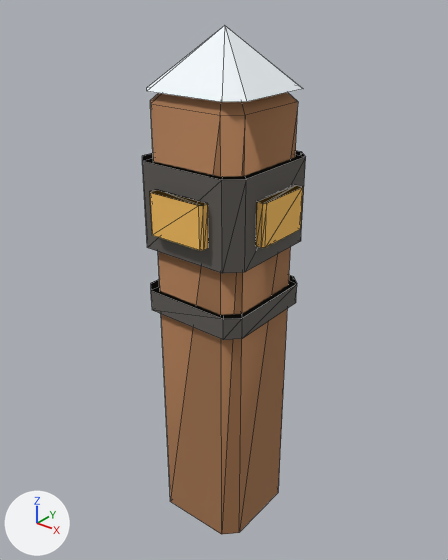
The OBJ model HavenlineGodot/assets/t03_boundary_v2/gate_post.obj as it was, and as the next commit left it.
The view is the same before and after, from a 50 mm lens placed at (1.139, -1.423, 1.794), pointed at (-0.017, 0.022, 0.898). Lighting does not change. The marker at lower left points along +X, +Y and +Z. The first picture is the older version. Mesh edges are drawn as thin lines. Where no turn or scale is listed for an object, it has been applied to the vertices. Vertices at exactly the same position are counted once.

Script lines for the objects in view, before the commit:
```python
mat_iron = principled_material('iron')
mat_iron.base_color = (0.12, 0.11, 0.1)  # dark grey #615d59
mat_iron.roughness = 1.0
mat_orange = principled_material('orange')
mat_orange.base_color = (0.98, 0.55, 0.12)  # orange #fdc461
mat_orange.roughness = 1.0
mat_timber_dark = principled_material('timber_dark')
mat_timber_dark.base_color = (0.38, 0.18, 0.08)  # brown #a67650
mat_timber_dark.roughness = 1.0
me_gate_post = bpy.data.meshes.new('gate_post')
me_gate_post.from_pydata(...)  # 122 vertices, 212 faces; spans x -0.22..0.22, y -0.22..0.22, z 0.0..1.68
# faces by material slot: [36, 8, 56, 112]
me_gate_post.materials.append(mat_timber_dark)  # brown #a67650
me_gate_post.materials.append(mat_snow)  # white #f6fcff
me_gate_post.materials.append(mat_iron)  # dark grey #615d59
me_gate_post.materials.append(mat_orange)  # orange #fdc461
ob_gate_post = bpy.data.objects.new('gate_post', me_gate_post)
ob_gate_post.location = (0.0, 0.0, 0.0)
```
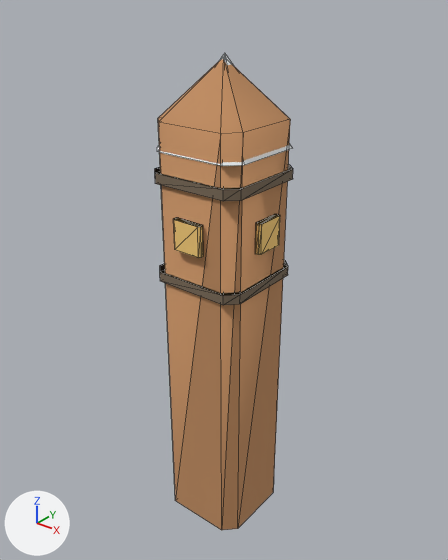
Patch to the scene script:
```diff
--- a/HavenlineGodot/assets/t03_boundary_v2/gate_post.obj.py
+++ b/HavenlineGodot/assets/t03_boundary_v2/gate_post.obj.py
@@ mat_timber_dark @@
 mat_timber_dark = principled_material('timber_dark')
-mat_timber_dark.base_color = (0.38, 0.18, 0.08)  # brown #a67650
+mat_timber_dark.base_color = (0.54, 0.27, 0.12)  # orange #c28e61
 mat_timber_dark.roughness = 1.0
@@ mat_iron @@
 mat_iron = principled_material('iron')
-mat_iron.base_color = (0.12, 0.11, 0.1)  # dark grey #615d59
+mat_iron.base_color = (0.2, 0.15, 0.1)  # brown #7c6c59
 mat_iron.roughness = 1.0
@@ mat_orange @@
 mat_orange = principled_material('orange')
-mat_orange.base_color = (0.98, 0.55, 0.12)  # orange #fdc461
+mat_orange.base_color = (0.98, 0.64, 0.2)  # orange #fdd17c
 mat_orange.roughness = 1.0
@@ me_gate_post @@
 # used by ob_gate_post; location = (0.0, 0.0, 0.0)
-me_gate_post.from_pydata(...)  # 122 vertices, 212 faces; spans x -0.22..0.22, y -0.22..0.22, z 0.0..1.68
+me_gate_post.from_pydata(...)  # 122 vertices, 212 faces; spans x -0.18..0.18, y -0.18..0.18, z 0.0..1.61
+# me_gate_post part 1: the loose piece of 17 vertices spanning x -0.17..0.17, y -0.17..0.17, z 0.0..1.66 is scaled about the mesh origin by (0.909, 0.909, 0.966)
+# me_gate_post part 2: the loose piece of 9 vertices spanning x -0.18..0.18, y -0.17..0.18, z 1.51..1.68 is scaled about its middle by (0.904, 0.904, 1.61), then moved by (0.0, 0.0, -0.12)
+# me_gate_post part 3: the loose piece of 16 vertices spanning x -0.19..0.19, y -0.19..0.19, z 1.05..1.32 is scaled about its middle by (0.855, 0.855, 0.119), then moved by (0.0, 0.0, -0.24)
+# me_gate_post part 4: the loose piece of 16 vertices spanning x -0.1..0.1, y -0.22..-0.19, z 1.12..1.25 is scaled about its middle by (0.516, 0.605, 0.731), then moved by (0.0, 0.37, -0.07)
+# me_gate_post part 5: the loose piece of 16 vertices spanning x 0.19..0.22, y -0.1..0.1, z 1.12..1.25 is scaled about its middle by (0.605, 0.516, 0.731), then moved by (-0.37, 0.0, -0.07)
+# me_gate_post part 6: 32 of 122 vertices moved; they spanned x -0.22..0.1, y -0.1..0.22, z 1.12..1.25 and now span x -0.16..0.16, y -0.18..0.16, z 1.07..1.28; mean shift (0.1, -0.19, 0.01); largest move (0.09, 0.19, 1.12) -> (0.13, -0.16, 1.25)
+# me_gate_post part 7: 28 faces spanning x 0.16..0.18, y -0.05..0.05, z 1.07..1.16 switch from mat_iron (dark grey #615d59) to mat_orange (orange #fdd17c)
+# me_gate_post part 8: 28 faces spanning x -0.16..0.16, y -0.16..0.16, z 1.25..1.28 switch from mat_orange (orange #fdc461) to mat_iron (brown #7c6c59)
+# other edits to the shape of me_gate_post do not show in these pictures
 me_gate_post.materials.append(mat_timber_dark)
```

Changed parts and their boxes [x1, y1, x2, y2] in the pictures (448 x 560 px; the box of a moved part takes in the faces that stretch with it):
'gate_post', recoloured, reshaped (darker, 16% narrower, 6% shorter)
    before: [142, 26, 306, 534]
    after: [155, 53, 293, 530]
part 1 of me_gate_post, moved or reshaped
    before: [150, 92, 298, 534]
    after: [158, 59, 290, 530]
part 2 of me_gate_post, moved or reshaped
    before: [147, 26, 303, 102]
    after: [157, 53, 292, 166]
part 3 of me_gate_post, moved or reshaped
    before: [142, 151, 306, 273]
    after: [160, 260, 288, 305]
part 4 of me_gate_post, moved or reshaped (not visible afterwards)
    before: [150, 190, 208, 250]
part 5 of me_gate_post, moved or reshaped (not visible afterwards)
    before: [256, 185, 303, 248]
part 6 of me_gate_post, moved or reshaped (not visible before)
    after: [174, 218, 203, 258]
part 7 of me_gate_post, recoloured
    before: [151, 275, 297, 340]
    after: [255, 214, 280, 255]
part 8 of me_gate_post, recoloured (brown)
    after: [155, 164, 293, 201]
